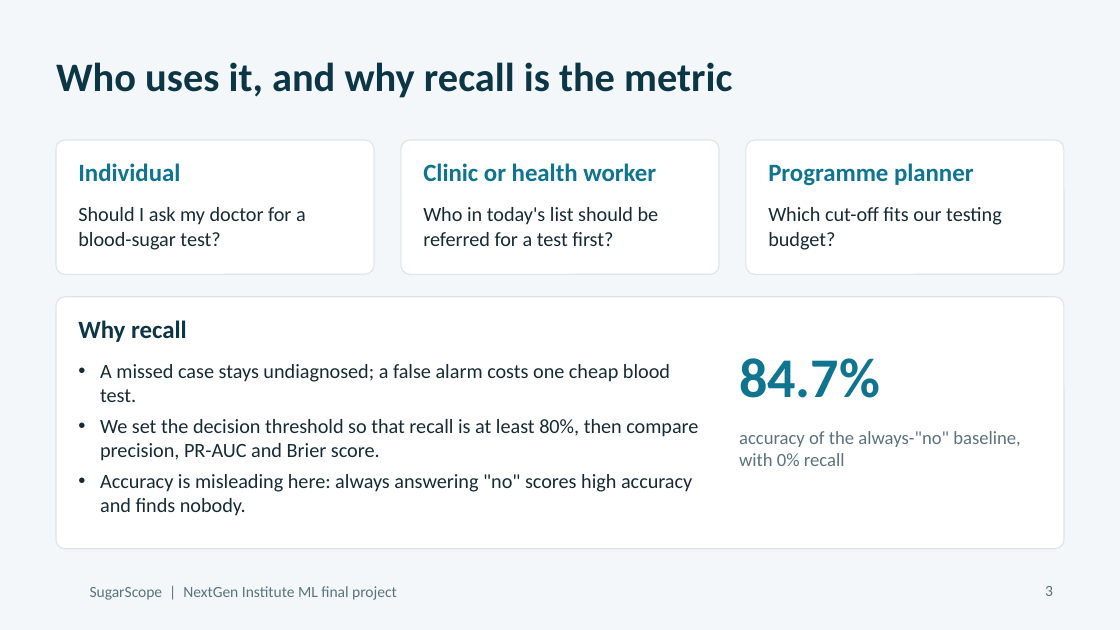
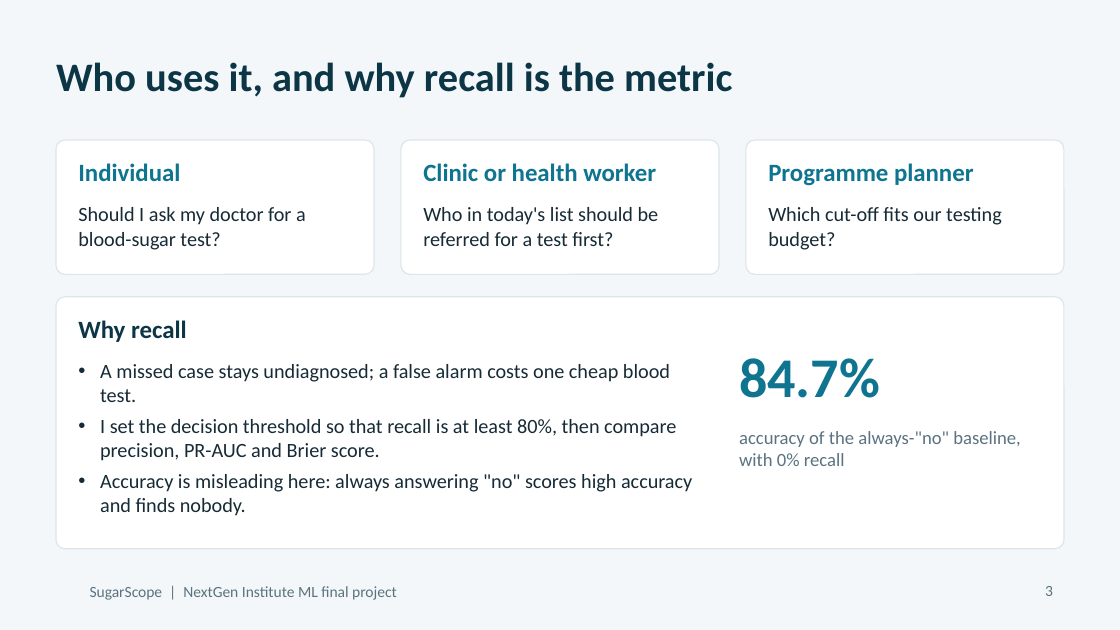
Before and after one commit to Kareemtamer99/diabetes-risk-screening, a slide deck: slide 3 of deliverables/presentation.pptx. Drawn at 1120x630 pixels with LibreOffice and Linux fonts; fonts in the diff are those of the drawing; background and template pictures are left out. Boxes give left, top, right and bottom in pixels: in the first picture for what was removed or moved away, otherwise in the second. Text is boxed around its words. In the diff, an @@ line names an element or a change of style, - is before the commit and + after.

```diff
--- a/deliverables/presentation.pptx
+++ b/deliverables/presentation.pptx
@@ text at (100, 419, 676, 461): text changed @@
-• We set the decision threshold so that recall is at least 80%, then compare precision, PR-AUC and Brier score.
+• I set the decision threshold so that recall is at least 80%, then compare precision, PR-AUC and Brier score.
```
Also in this commit, not shown: 2 other slides changed, 19 other files.
